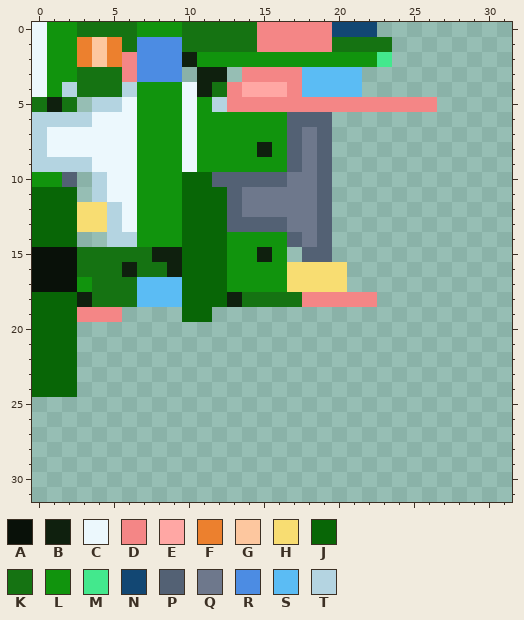
Pixel-art sprite: assets/spaceship.png. That is the earlier state.
The file is 32x32 pixels.
Palette (. is transparent): A #091109  B #0f200e  C #ecf8fd  D #f48686  E #ffa7a4  F #ec802e  G #fdc79f  H #f8dd72  J #086606  K #157312  L #11940d  M #43e88d  N #124773  P #536174  Q #6e788c  R #4c8ce3  S #5bbcf4  T #b4d4e1
Pixels before, first column x 0:
 0 CLLKKKKLLLKKKKKDDDDDNNN....
 1 CLLFGFKRRRKKKKKDDDDDKKKK...
 2 CLLFGFDRRRBLLLLLLLLLLLLM...
 3 CLLKKKDRRR.BB.DDDDSSSS.....
 4 CLTKKKTLLLCBKDEEEDSSSS.....
 5 KBK.TTCLLLCLTDDDDDDDDDDDDDD
 6 TTTTCCCLLLCLLLLLLPPP.......
 7 TCCCCCCLLLCLLLLLLPQP.......
 8 TCCCCCCLLLCLLLLBLPQP.......
 9 TTTTCCCLLLCLLLLLLPQP.......
10 LLP.TCCLLLJJPPPPPQQP.......
11 JJJ.TCCLLLJJJPQQQQQP.......
12 JJJHHTCLLLJJJPQQQQQP.......
13 JJJHHTCLLLJJJPPPPQQP.......
14 JJJ..TTLLLJJJLLLLPQP.......
15 AAAKKKKKBBJJJLLBL.PP.......
16 AAAKKKBKKBJJJLLLLHHHH......
17 AAALKKKSSSJJJLLLLHHHH......
18 JJJBKKKSSSJJJBKKKKDDDDD....
19 JJJDDD....JJ...............
20 JJJ........................
21 JJJ........................
22 JJJ........................
23 JJJ........................
24 JJJ........................
And afterwards:
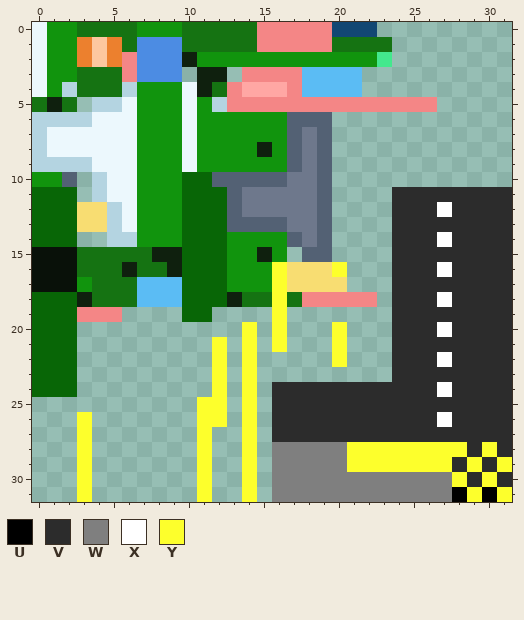
Colours new in this view: U #000000  V #2c2c2c  W #7f7f7f  X #ffffff  Y #fdff2c
The exact change:
Changed rows in their new state; - is an unchanged pixel.
first column x 3:
11 ---------------------VVVVVVVV
12 ---------------------VVVXVVVV
13 ---------------------VVVVVVVV
14 ---------------------VVVXVVVV
15 ---------------------VVVVVVVV
16 -------------Y---Y---VVVXVVVV
17 -------------Y-------VVVVVVVV
18 -------------Y-------VVVXVVVV
19 -------------Y-------VVVVVVVV
20 -----------Y-Y---Y---VVVXVVVV
21 ---------Y-Y-Y---Y---VVVVVVVV
22 ---------Y-Y-----Y---VVVXVVVV
23 ---------Y-Y---------VVVVVVVV
24 ---------Y-Y-VVVVVVVVVVVXVVVV
25 --------YY-Y-VVVVVVVVVVVVVVVV
26 Y-------YY-Y-VVVVVVVVVVVXVVVV
27 Y-------Y--Y-VVVVVVVVVVVVVVVV
28 Y-------Y--Y-WWWWWYYYYYYYYVYV
29 Y-------Y--Y-WWWWWYYYYYYYVYVY
30 Y-------Y--Y-WWWWWWWWWWWWYVYV
31 Y-------Y--Y-WWWWWWWWWWWWUYUY
